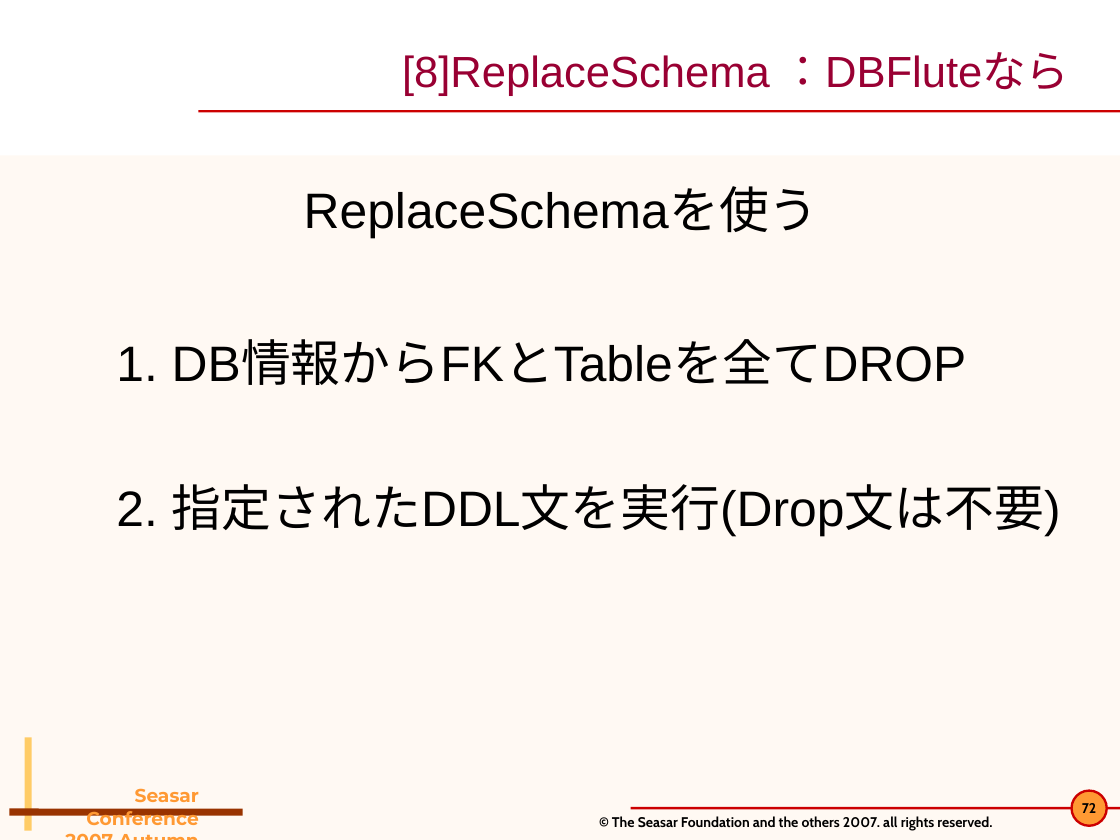
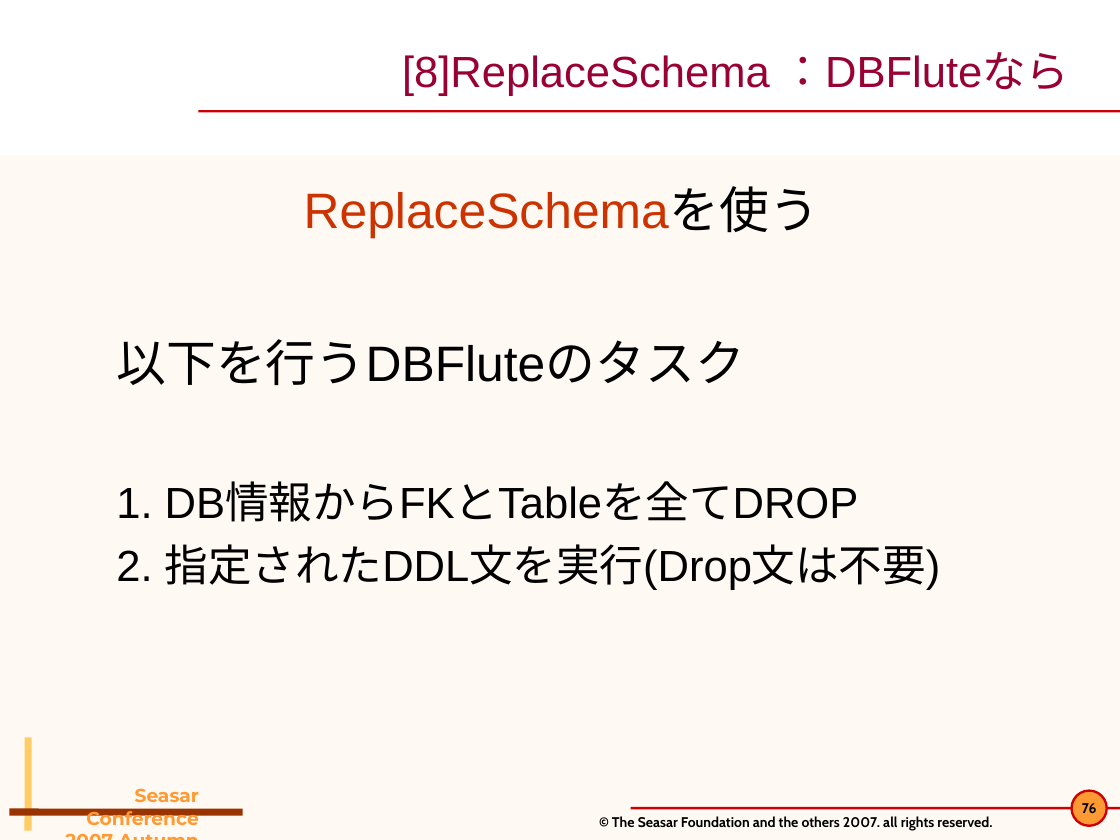
Before and after one commit to seasarorg/dbflute, a slide deck: slide 76 of dbflute/etc/doc/pres/sc2007a_2-DBFlute.ppt (slide 72 before the commit). Drawn at 1120x840 pixels with LibreOffice and Linux fonts; fonts in the diff are those of the drawing; background and template pictures are left out. Boxes give left, top, right and bottom in pixels: in the first picture for what was removed or moved away, otherwise in the second. Text is boxed around its words. In the diff, an @@ line names an element or a change of style, - is before the commit and + after.

```diff
--- a/dbflute/etc/doc/pres/sc2007a_2-DBFlute.ppt
+++ b/dbflute/etc/doc/pres/sc2007a_2-DBFlute.ppt
@@ text at <box>116,188,941,590</box>: text colour #000000 to #CC3300 in "ReplaceSchemaを使う"; size 32 to 28 pt in "1. DB情報からFKとTableを全てDROP", "2. 指定されたDDL文を実行(Drop文は不要)"; less space between paragraphs @@
@@ text at <box>116,339,744,385</box>: paragraph added @@
+以下を行うDBFluteのタスク
@@ page number at <box>1082,803,1097,813</box>: text changed @@
-72
+76
```
Also in this commit, not shown: 11 other slides changed, 4 slides added.
